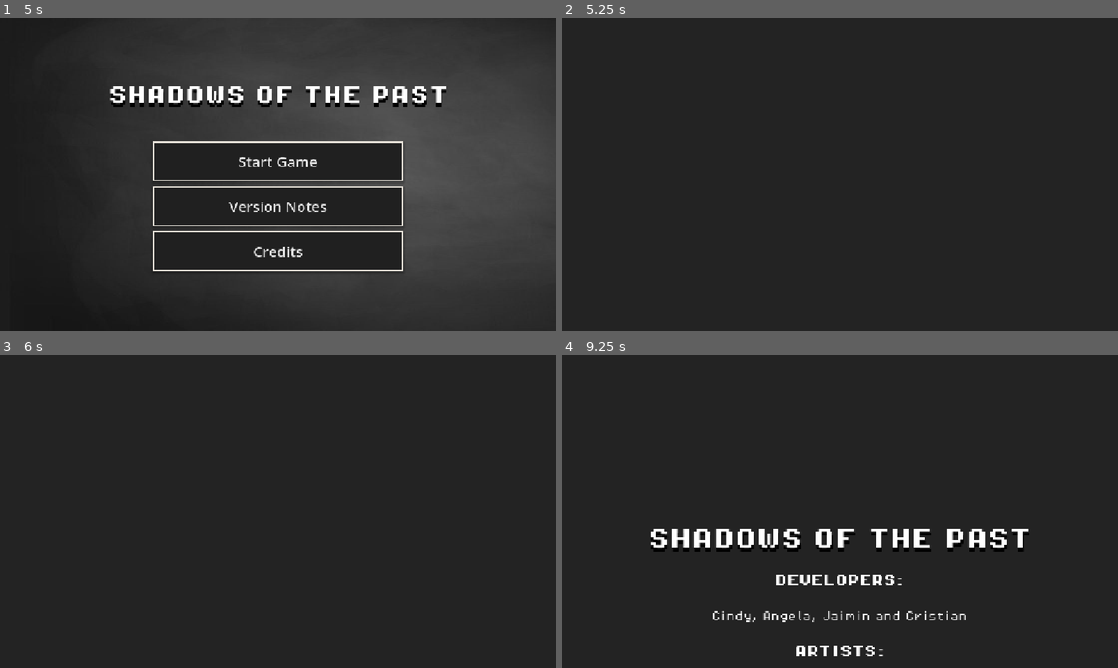
Above: before the commit, frames 1-4 (two rows, left to right).
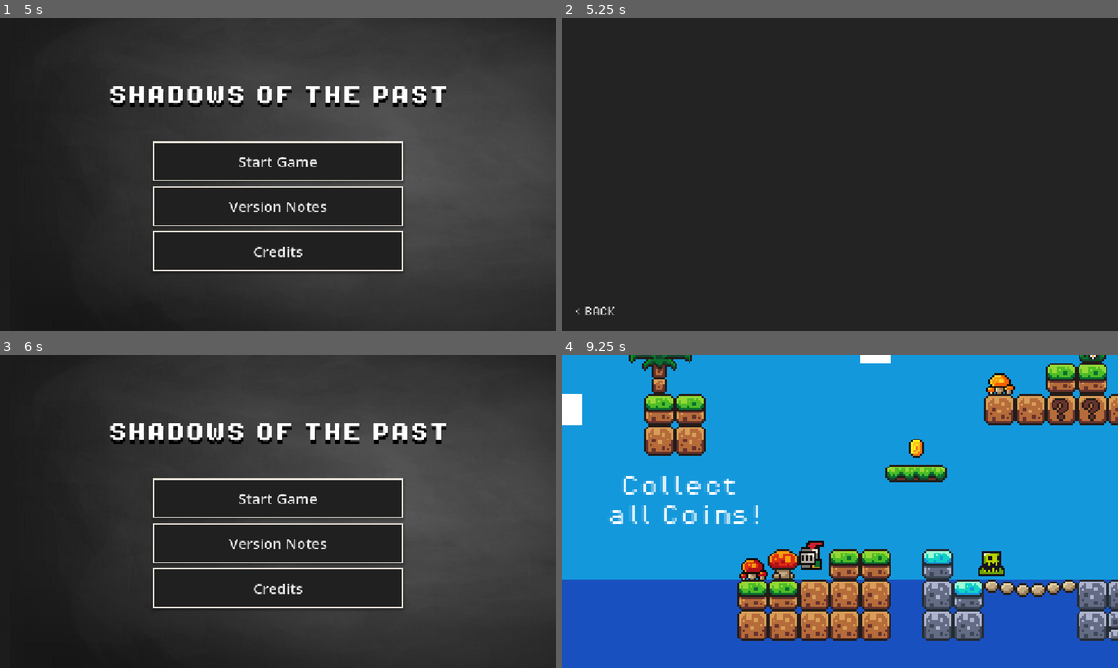
Above: after the commit, the same moments.

Repository: CindyNotaBot/IMGD1001
Game: Godot game, scene res://Scenes/splash_screen.tscn
Two runs of this game, one before a commit and one after it. Both use one fixed random seed, a clock stepped at 60 frames per second and the inputs below.
Inputs (mouse positions are in pixels of both pictures, inside the frame that each line leads up to):
- Up to frame 1 (5 s): hold D (move right) 0.53-2.03 s; tap Space (jump) at 0.77, 1.52, 3.02, 3.77, 4.52 s; hold A (move left) 2.03-2.78 s; tap Enter at 2.75 s; hold D (move right) 2.78-4.28 s; hold A (move left) from 4.28 s (still down)
- Up to frame 2 (5.25 s): release A (move left) at 5 s; click "Credits" at 5 s
- Up to frame 3 (6 s): click (33, 649) at 5.75 s, where only the run after the commit has a clickable "< BACK"
- Up to frame 4 (9.25 s): click (840, 498) at 6.5 s, where only the run after the commit has a clickable "Start Game"; hold D (move right) 7.28-8.03 s; hold A (move left) from 8.03 s (still down); tap Space (jump) at 8.27, 9.02 s

Frame 1 is identical in both runs. In frame 2, less than 0.1% of the frame differs, in the area x 2-10%, y 92-95%; in frame 3, 27%; in frame 4, 95%, in the area x 0-100%, y 0-100%.

Commit message:
added back button on credits screen to go back to main menu

Diff:
--- a/Scenes/credits.tscn
+++ b/Scenes/credits.tscn
@@ -4,6 +4,28 @@
 [ext_resource type="FontFile" uid="uid://c0o58gyy3m3h" path="res://Assets/fonts/PixelOperator8-Bold.ttf" id="1_gryuy"]
 [ext_resource type="FontFile" uid="uid://gjo4iyr2nd07" path="res://Assets/fonts/PixelOperator8.ttf" id="2_ccovl"]
 [ext_resource type="AudioStream" uid="uid://du3phaqveayg1" path="res://Assets/music/main_menu.mp3" id="4_1bamb"]
+
+[sub_resource type="StyleBoxFlat" id="StyleBoxFlat_1bamb"]
+bg_color = Color(0.1254902, 0.1254902, 0.1254902, 1)
+border_width_left = 3
+border_width_top = 3
+border_width_right = 3
+border_width_bottom = 3
+border_color = Color(0.9098039, 0.8901961, 0.85490197, 1)
+shadow_color = Color(0, 0, 0, 0.22352941)
+shadow_size = 5
+shadow_offset = Vector2(0, 3.4)
+
+[sub_resource type="StyleBoxFlat" id="StyleBoxFlat_xelri"]
+bg_color = Color(0.4140658, 0.4140658, 0.4140657, 1)
+
+[sub_resource type="StyleBoxFlat" id="StyleBoxFlat_uah1q"]
+bg_color = Color(0.79836667, 0.79836625, 0.7983663, 1)
+shadow_color = Color(0, 0, 0, 0.22352941)
+shadow_size = 5
+shadow_offset = Vector2(0, 3.4)
+
+[sub_resource type="StyleBoxEmpty" id="StyleBoxEmpty_7emq5"]
 
 [node name="Credits" type="Control" unique_id=37567946]
 layout_mode = 3
@@ -182,3 +204,25 @@
 [node name="AudioStreamPlayer2D" type="AudioStreamPlayer2D" parent="." unique_id=842557505]
 stream = ExtResource("4_1bamb")
 autoplay = true
+
+[node name="BackButton" type="Button" parent="." unique_id=395103676]
+layout_mode = 0
+offset_left = 8.0
+offset_top = 585.0
+offset_right = 129.0
+offset_bottom = 633.0
+size_flags_vertical = 3
+theme_override_colors/font_color = Color(0.8711415, 0.87114096, 0.8711413, 1)
+theme_override_colors/font_focus_color = Color(0.04755766, 0.047557645, 0.047557645, 1)
+theme_override_colors/font_pressed_color = Color(0, 0, 0, 1)
+theme_override_colors/font_hover_color = Color(1, 1, 1, 1)
+theme_override_fonts/font = ExtResource("2_ccovl")
+theme_override_font_sizes/font_size = 18
+theme_override_styles/normal = SubResource("StyleBoxFlat_1bamb")
+theme_override_styles/pressed = SubResource("StyleBoxFlat_xelri")
+theme_override_styles/hover = SubResource("StyleBoxFlat_uah1q")
+theme_override_styles/focus = SubResource("StyleBoxEmpty_7emq5")
+text = "< BACK"
+flat = true
+
+[connection signal="pressed" from="BackButton" to="." method="_on_back_button_pressed"]
--- a/Scenes/main_menu.gd
+++ b/Scenes/main_menu.gd
@@ -1,5 +1,4 @@
 extends Control
-
 
 # Called when the node enters the scene tree for the first time.
 func _ready():
@@ -19,5 +18,5 @@
 	get_tree().change_scene_to_file("res://Scenes/version_notes.tscn")
 
 # When credits button is pressed screen is changed to credits screen
-func _on_credits_pressed():
+func _on_credits_button_pressed():
 	get_tree().change_scene_to_file("res://Scenes/credits.tscn")
--- a/Scenes/main_menu.tscn
+++ b/Scenes/main_menu.tscn
@@ -127,4 +127,4 @@
 
 [connection signal="pressed" from="VBoxContainer/StartGameButton" to="." method="_on_start_game_pressed"]
 [connection signal="pressed" from="VBoxContainer/VersionNotesButton" to="." method="_on_version_notes_pressed"]
-[connection signal="pressed" from="VBoxContainer/CreditsButton" to="." method="_on_credits_pressed"]
+[connection signal="pressed" from="VBoxContainer/CreditsButton" to="." method="_on_credits_button_pressed"]
--- a/Scripts/credits.gd
+++ b/Scripts/credits.gd
@@ -19,3 +19,7 @@
 func finish_credits():
 	if not finished:
 		finished = true
+
+# When back  button is pressed screen is changed to the main menu
+func _on_back_button_pressed():
+	get_tree().change_scene_to_file("res://Scenes/main_menu.tscn")
